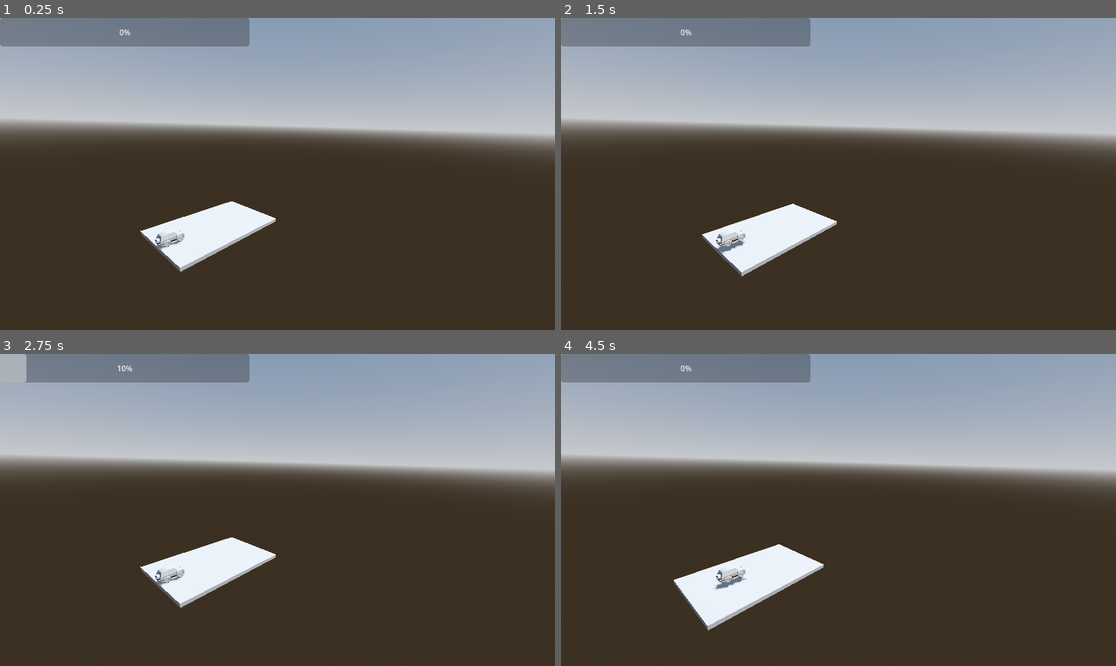
Above: before the commit, frames 1-4 (two rows, left to right).
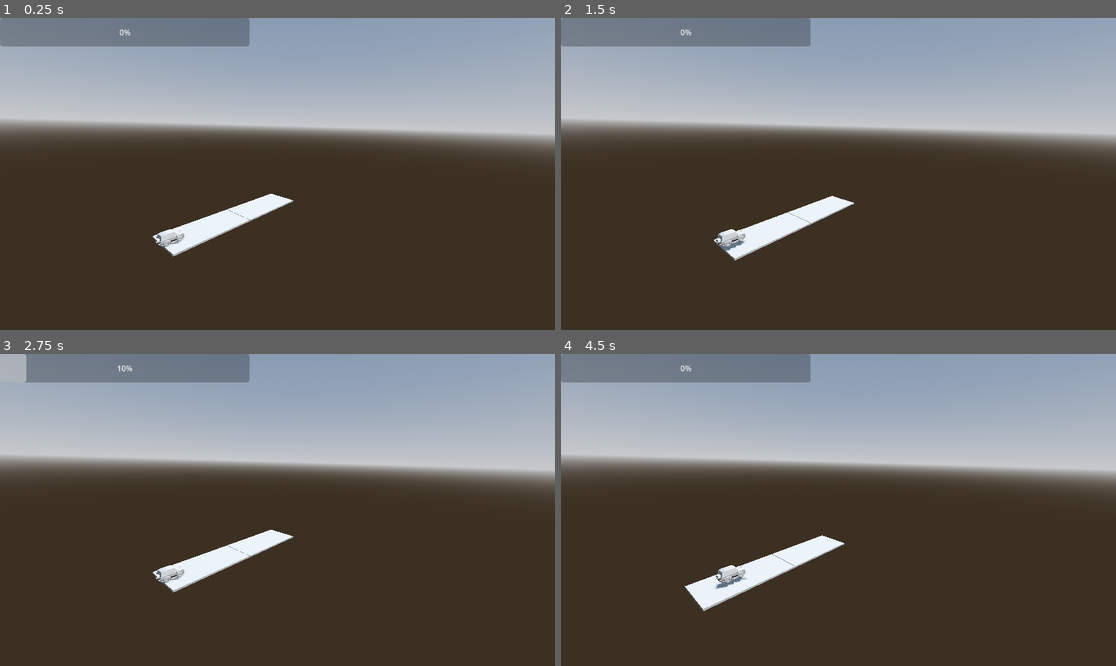
Above: after the commit, the same moments.

Repository: davidjwp/Game-Jam-25
Game: Godot game, scene res://scenes/Game_MainScene.tscn
Same seed, same stepped clock (60 frames per second), same inputs: the game is played once before the commit and once after it.
Inputs:
- Up to frame 1 (0.25 s): no input
- Up to frame 2 (1.5 s): tap Enter (ui_accept) at 0.5, 0.77 s; hold T (throttle) 0.53-1.28 s; tap T (throttle) at 1.35 s
- Up to frame 3 (2.75 s): tap Enter (ui_accept) at 1.52 s; hold T (throttle) from 2.03 s (still down)
- Up to frame 4 (4.5 s): tap Enter (ui_accept) at 2.75, 3.02, 3.5, 3.77 s; release T (throttle) at 2.78 s; tap T (throttle) at 2.85, 4.35 s; hold T (throttle) 3.53-4.28 s

The runs differ from the first frame. In frame 1, 1.8% of the frame differs, in the area x 25-53%, y 56-82%; in frame 2, 1.8%; in frame 3, 1.8%; in frame 4, 2.4%, in the area x 20-52%, y 58-89%.

Commit message:
Tiles Size Improvemnents
la voiture se déplace mtn bien de 1 tile par seconde pressée (le chiffre est arrondi par soucis de facilité)

Diff:
--- a/race_strip/scenes/Game_MainScene.tscn
+++ b/race_strip/scenes/Game_MainScene.tscn
@@ -28,5 +28,8 @@
 [node name="Player" parent="." instance=ExtResource("1_obvpp")]
 transform = Transform3D(1, 0, 0, 0, 1, 0, 0, 0, 1, 0, 0, 3.56738)
 
-[node name="Floor(tile_size_ref)" parent="." instance=ExtResource("1_t1x6i")]
-transform = Transform3D(9.5497, 0, 0, 0, 0.41107, 0, 0, 0, 13.229, 0, 0, -3.62136)
+[node name="Tile" parent="." instance=ExtResource("1_t1x6i")]
+transform = Transform3D(1, 0, 0, 0, 1, 0, 0, 0, 1, 0.0244944, 0.152787, -0.900637)
+
+[node name="Tile2" parent="." instance=ExtResource("1_t1x6i")]
+transform = Transform3D(1, 0, 0, 0, 1, 0, 0, 0, 1, 0.0244944, 0.152787, -10.9603)
--- a/race_strip/scenes/roads/tile.tscn
+++ b/race_strip/scenes/roads/tile.tscn
@@ -1,15 +1,18 @@
 [gd_scene load_steps=3 format=3 uid="uid://d1tbhfivtqq03"]
 
-[sub_resource type="BoxMesh" id="BoxMesh_6dk5w"]
+[sub_resource type="BoxMesh" id="BoxMesh_yk0oi"]
+size = Vector3(5, 2, 10)
 
-[sub_resource type="ConvexPolygonShape3D" id="ConvexPolygonShape3D_q0hjj"]
-points = PackedVector3Array(-0.5, -0.5, -0.5, 0.5, 0.5, 0.5, 0.5, -0.5, 0.5, 0.5, 0.5, -0.5, -0.5, 0.5, 0.5, 0.5, -0.5, -0.5, -0.5, -0.5, 0.5, -0.5, 0.5, -0.5)
+[sub_resource type="ConvexPolygonShape3D" id="ConvexPolygonShape3D_71wnx"]
+points = PackedVector3Array(1, 0.5, 5, 1, -0.5, 5, 1, 0.5, -5, -1, 0.5, 5, -1, -0.5, 5, 1, -0.5, -5, -1, 0.5, -5, -1, -0.5, -5)
 
-[node name="Floor(tile_size_ref)" type="MeshInstance3D"]
-transform = Transform3D(9.5497, 0, 0, 0, 0.41107, 0, 0, 0, 13.229, 0, 0, -6.62136)
-mesh = SubResource("BoxMesh_6dk5w")
+[node name="Tile" type="Node3D"]
 
-[node name="StaticBody3D" type="StaticBody3D" parent="."]
+[node name="MeshInstance3D" type="MeshInstance3D" parent="."]
+transform = Transform3D(1, 0, 0, 0, 0.10678, 0, 0, 0, 1, 0, 0, -1.53488)
+mesh = SubResource("BoxMesh_yk0oi")
 
-[node name="CollisionShape3D" type="CollisionShape3D" parent="StaticBody3D"]
-shape = SubResource("ConvexPolygonShape3D_q0hjj")
+[node name="StaticBody3D" type="StaticBody3D" parent="MeshInstance3D"]
+
+[node name="CollisionShape3D" type="CollisionShape3D" parent="MeshInstance3D/StaticBody3D"]
+shape = SubResource("ConvexPolygonShape3D_71wnx")
